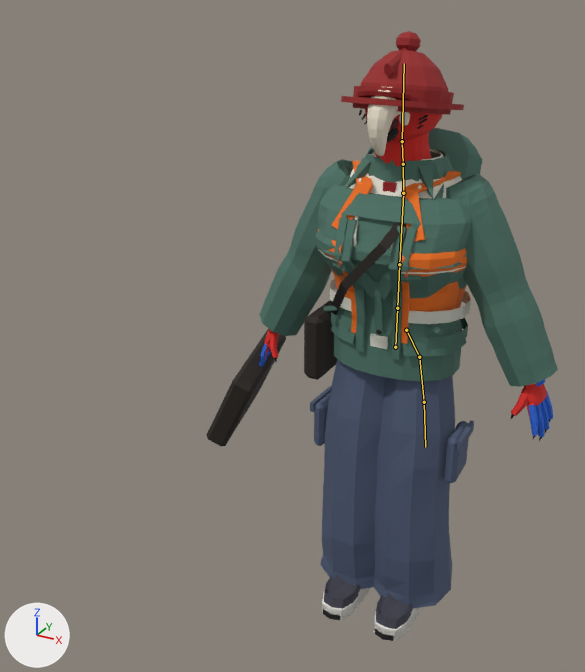
What one commit did to the Blender file art/npc/papagan.blend.
Both versions are drawn from a camera (50 mm lens) standing at (0.766, -2.005, 1.848) and looking at (-0.161, -0.319, 1.005). Every picture has the same lights, and +X, +Y and +Z are marked at lower left. The picture after the commit comes second. The bones that change are drawn over the model as lines.

Names of what the first picture shows: 'aks_evrak', 'aks_omuz', 'alt_kargo', 'ayk_bot', 'deri_kol_alt', 'sapka_baret', 'sapka_bere', 'sapka_kasket', 'tur_bas', 'tur_eller', 'ust_isci', 'ust_kapusonlu', 'ust_kisa', 'ust_takim', 'ust_tisort' and 2 more.
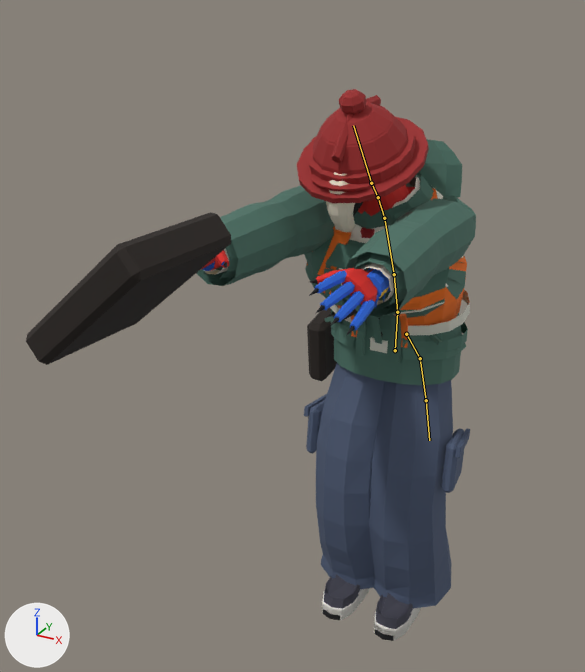
The newer file adds an action. The first version stands in its rest pose; the second is drawn at frame 34 of the action 'disari_at'.

Pixel boxes (x1, y1, x2, y2) of what changed, in the pictures (585 x 672 px):
```json
{"object": "ust_kisa", "change": "posed", "before": [260, 159, 558, 387], "after": [196, 186, 476, 318]}
{"object": "alt_kargo", "change": "posed", "before": [310, 360, 474, 609], "after": [304, 363, 470, 609]}
{"object": "aks_evrak", "change": "posed", "before": [206, 329, 286, 446], "after": [26, 212, 231, 365], "on screen": "154% wider, 31% taller"}
{"object": "ust_kapusonlu", "change": "posed", "before": [315, 128, 482, 360], "after": [201, 139, 468, 364]}
{"object": "ust_isci", "change": "posed", "before": [317, 149, 471, 349], "after": [307, 172, 470, 353]}
{"object": "sapka_baret", "change": "posed", "before": [341, 48, 464, 110], "after": [297, 95, 429, 203], "on screen": "7% wider, 73% taller"}
{"object": "ust_takim", "change": "posed", "before": [334, 149, 540, 384], "after": [205, 174, 461, 385]}
{"object": "sapka_bere", "change": "posed", "before": [353, 31, 454, 115], "after": [307, 89, 415, 184]}
{"object": "tur_bas", "change": "posed", "before": [359, 86, 443, 167], "after": [326, 172, 409, 232]}
{"object": "tur_eller", "change": "posed", "before": [259, 329, 553, 441], "after": [200, 250, 378, 336]}
{"object": "aks_omuz", "change": "posed", "before": [304, 222, 406, 380], "after": [307, 308, 357, 381]}
{"object": "ust_tisort", "change": "posed", "before": [342, 163, 472, 277], "after": [336, 197, 438, 301], "on screen": "mostly hidden afterwards"}
{"object": "sapka_kasket", "change": "posed", "before": [357, 91, 419, 101], "after": [311, 174, 377, 192]}
{"object": "deri_kol_alt", "change": "posed", "before": [535, 379, 545, 387], "after": [202, 260, 391, 308], "on screen": "mostly hidden"}
{"bone": "hips", "before": "(395, 347) to (397, 308)", "after": "(395, 350) to (397, 312)"}
{"bone": "spine", "before": "(397, 308) to (399, 264)", "after": "(397, 312) to (394, 274)"}
{"bone": "chest", "before": "(399, 264) to (403, 193)", "after": "(394, 274) to (384, 218)"}
{"bone": "neck", "before": "(403, 193) to (403, 164)", "after": "(384, 218) to (378, 197)"}
{"bone": "neck.1", "before": "(403, 164) to (402, 141)", "after": "(378, 197) to (371, 183)"}
{"bone": "head", "before": "(402, 141) to (404, 63)", "after": "(371, 183) to (353, 125)"}
{"bone": "tail.0", "before": "(406, 330) to (419, 357)", "after": "(406, 334) to (420, 358)"}
{"bone": "tail.1", "before": "(419, 357) to (424, 402)", "after": "(420, 358) to (426, 400)"}
{"bone": "tail.2", "before": "(424, 402) to (425, 447)", "after": "(426, 400) to (429, 440)"}
```

Scene script edits in JSON lines:
```json
{"block": "bone_hips", "where": "bone_hips = bpy.data.objects['NpcIskelet'].pose.bones['hips']"}
{"op": "set", "path": "bone_hips.location", "old": "(0.0, 0.0, 0.0)", "new": "(0.0, -0.012, 0.0)"}
{"block": "bone_spine", "where": "bone_spine = bpy.data.objects['NpcIskelet'].pose.bones['spine']  # child of 'hips'"}
{"op": "set", "path": "bone_spine.rotation_euler", "old": "(0.0, 0.0, 0.0)", "new": "(0.279, 0.0, 0.0)", "note": "degrees (0, 0, 0) -> degrees (16, 0, 0)"}
{"block": "bone_chest", "where": "bone_chest = bpy.data.objects['NpcIskelet'].pose.bones['chest']  # child of 'spine'"}
{"op": "set", "path": "bone_chest.rotation_euler", "old": "(0.0, 0.0, 0.0)", "new": "(0.175, 0.0, 0.0)", "note": "degrees (0, 0, 0) -> degrees (10, 0, 0)"}
{"block": "bone_neck", "where": "bone_neck = bpy.data.objects['NpcIskelet'].pose.bones['neck']  # child of 'chest'"}
{"op": "set", "path": "bone_neck.rotation_euler", "old": "(0.0, 0.0, 0.0)", "new": "(0.0349, 0.0, 0.0)", "note": "degrees (0, 0, 0) -> degrees (2, 0, 0)"}
{"block": "bone_neck_1", "where": "bone_neck_1 = bpy.data.objects['NpcIskelet'].pose.bones['neck.1']  # child of 'neck'"}
{"op": "set", "path": "bone_neck_1.rotation_euler", "old": "(0.0, 0.0, 0.0)", "new": "(0.0349, 0.0, 0.0)", "note": "degrees (0, 0, 0) -> degrees (2, 0, 0)"}
{"block": "bone_head", "where": "bone_head = bpy.data.objects['NpcIskelet'].pose.bones['head']  # child of 'neck.1'"}
{"op": "set", "path": "bone_head.rotation_euler", "old": "(0.0, 0.0, 0.0)", "new": "(0.0524, 0.0, 0.0)", "note": "degrees (0, 0, 0) -> degrees (3, 0, 0)"}
{"block": "bone_tail_0", "where": "bone_tail_0 = bpy.data.objects['NpcIskelet'].pose.bones['tail.0']  # child of 'hips'"}
{"op": "set", "path": "bone_tail_0.rotation_euler", "old": "(0.0, 0.0, 0.0)", "new": "(0.0349, 0.0, 0.0)", "note": "degrees (0, 0, 0) -> degrees (2, 0, 0)"}
{"block": "bone_tail_1", "where": "bone_tail_1 = bpy.data.objects['NpcIskelet'].pose.bones['tail.1']  # child of 'tail.0'"}
{"op": "set", "path": "bone_tail_1.rotation_euler", "old": "(0.0, 0.0, 0.0)", "new": "(0.0349, 0.0, 0.0)", "note": "degrees (0, 0, 0) -> degrees (2, 0, 0)"}
{"block": "bone_tail_2", "where": "bone_tail_2 = bpy.data.objects['NpcIskelet'].pose.bones['tail.2']  # child of 'tail.1'"}
{"op": "set", "path": "bone_tail_2.rotation_euler", "old": "(0.0, 0.0, 0.0)", "new": "(0.0349, 0.0, 0.0)", "note": "degrees (0, 0, 0) -> degrees (2, 0, 0)"}
{"block": "bone_pole_knee_l", "where": "bone_pole_knee_l = bpy.data.objects['NpcIskelet'].pose.bones['pole_knee.L']"}
{"op": "set", "path": "bone_pole_knee_l.location", "old": "(0.0, 0.0, 0.0)", "new": "(-0.05, 0.1, 0.0)"}
{"block": "bone_ik_hand_l", "where": "bone_ik_hand_l = bpy.data.objects['NpcIskelet'].pose.bones['ik_hand.L']"}
{"op": "set", "path": "bone_ik_hand_l.location", "old": "(0.0, 0.0, 0.0)", "new": "(0.341, -0.504, -0.679)"}
{"op": "set", "path": "bone_ik_hand_l.rotation_euler", "old": "(0.0, 0.0, 0.0)", "new": "(-1.047, 0.0, 0.349)", "note": "degrees (0, 0, 0) -> degrees (-60, 0, 20)"}
{"block": "bone_pole_knee_r", "where": "bone_pole_knee_r = bpy.data.objects['NpcIskelet'].pose.bones['pole_knee.R']"}
{"op": "set", "path": "bone_pole_knee_r.location", "old": "(0.0, 0.0, 0.0)", "new": "(0.05, 0.1, 0.0)"}
{"block": "bone_ik_hand_r", "where": "bone_ik_hand_r = bpy.data.objects['NpcIskelet'].pose.bones['ik_hand.R']"}
{"op": "set", "path": "bone_ik_hand_r.location", "old": "(0.0, 0.0, 0.0)", "new": "(-0.341, -0.504, -0.679)"}
{"op": "set", "path": "bone_ik_hand_r.rotation_euler", "old": "(0.0, 0.0, 0.0)", "new": "(-1.047, 0.0, -0.349)", "note": "degrees (0, 0, 0) -> degrees (-60, 0, -20)"}
```
